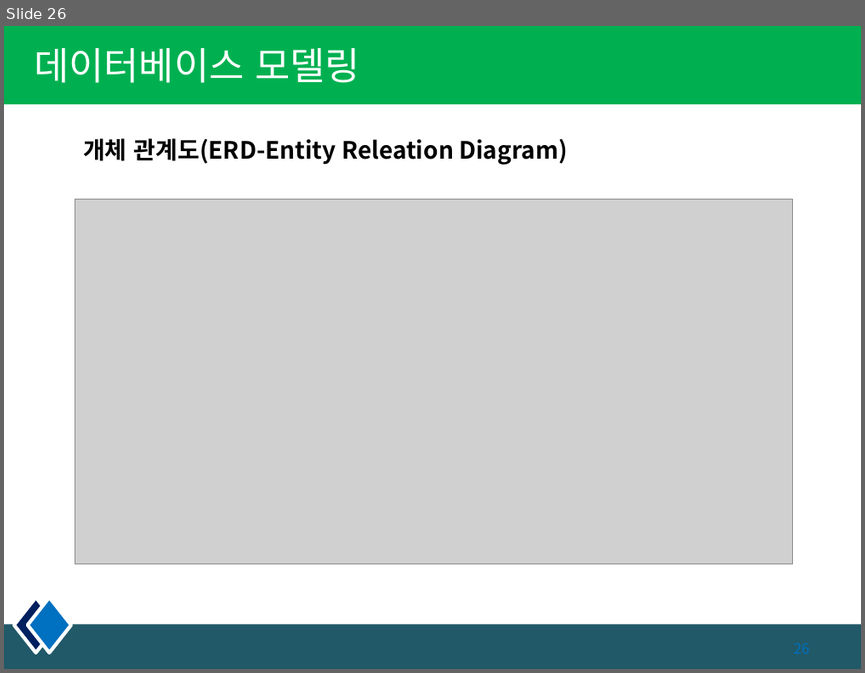
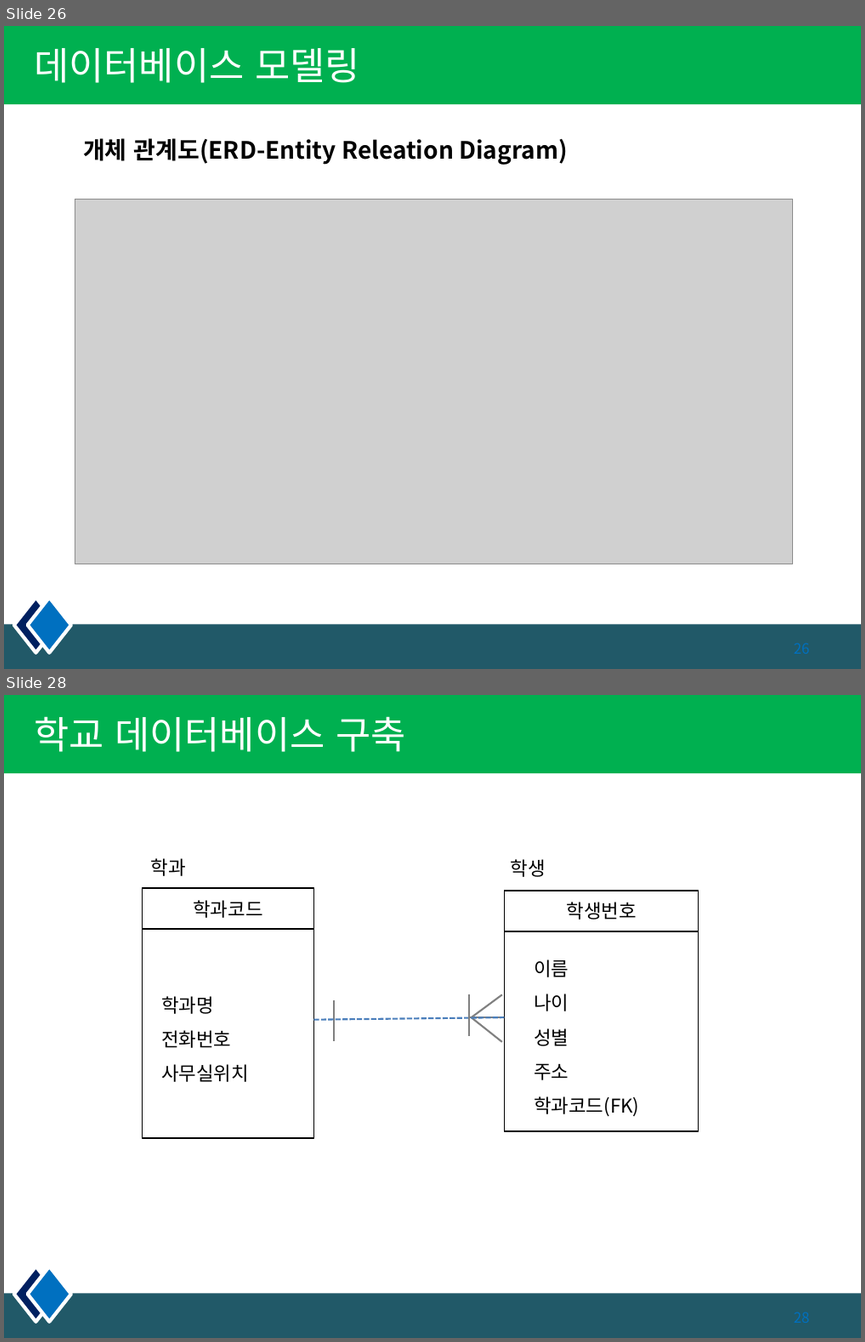
Before and after one commit to pshho/sqlWorks, a slide deck: 자료/sqld/DB_PPT/3장. 데이터 모델링.pptx. Shown one above the other, each under a label of ours: slide 26 before the commit, slides 26 and 28 after it; the slides between them are not shown. The pictures are 865x673 and 865x1342 pixels, drawn with LibreOffice and Linux fonts; fonts in the diff are those of the drawing; grey boxes stand for pictures. Boxes give left, top, right and bottom in pixels: in the first picture for what was removed or moved away, otherwise in the second. Text is boxed around its words. In the diff, an @@ line names an element or a change of style, - is before the commit and + after.

```diff
--- a/자료/sqld/DB_PPT/3장. 데이터 모델링.pptx
+++ b/자료/sqld/DB_PPT/3장. 데이터 모델링.pptx
@@ slide 28 added at (4, 695, 861, 1338), background #FFFFFF; not listed: 4 template elements that a slide beside it also shows @@
@@ title added at (34, 716, 405, 752), 32 pt, text #FFFFFF @@
+학교 데이터베이스 구축
@@ text added at (151, 858, 186, 876), 16 pt, text #000000 @@
+학과
@@ text added at (511, 859, 545, 877), 16 pt, text #000000 @@
+학생
@@ rectangle added at (142, 888, 313, 929), outline #000000 1 pt, 16 pt, text #000000 @@
+학과코드
@@ rectangle added at (505, 891, 698, 931), outline #000000 1 pt, 16 pt, text #000000 @@
+학생번호
@@ rectangle added at (142, 929, 313, 1138), outline #000000 1 pt, 16 pt, text #000000 @@
+학과명
+전화번호
+사무실위치
@@ rectangle added at (505, 931, 698, 1131), outline #000000 1 pt, 16 pt, text #000000 @@
+이름
+나이
+성별
+주소
+학과코드(FK)
@@ line added from (334, 1000) to (334, 1041), #808080 1.5 pt @@
@@ line added from (469, 995) to (469, 1036), #808080 1.5 pt @@
@@ line added from (471, 1017) to (502, 995), #808080 1.5 pt @@
@@ line added from (314, 1020) to (505, 1017), #4B7EBC 1.5 pt dashed @@
@@ line added from (469, 1017) to (500, 1017), #808080 1.5 pt @@
@@ line added from (471, 1017) to (502, 1042), #808080 1.5 pt @@
```
Also in this commit, not shown: 3 slides changed, 1 other slide added, 3 slides removed, 6 other files.
